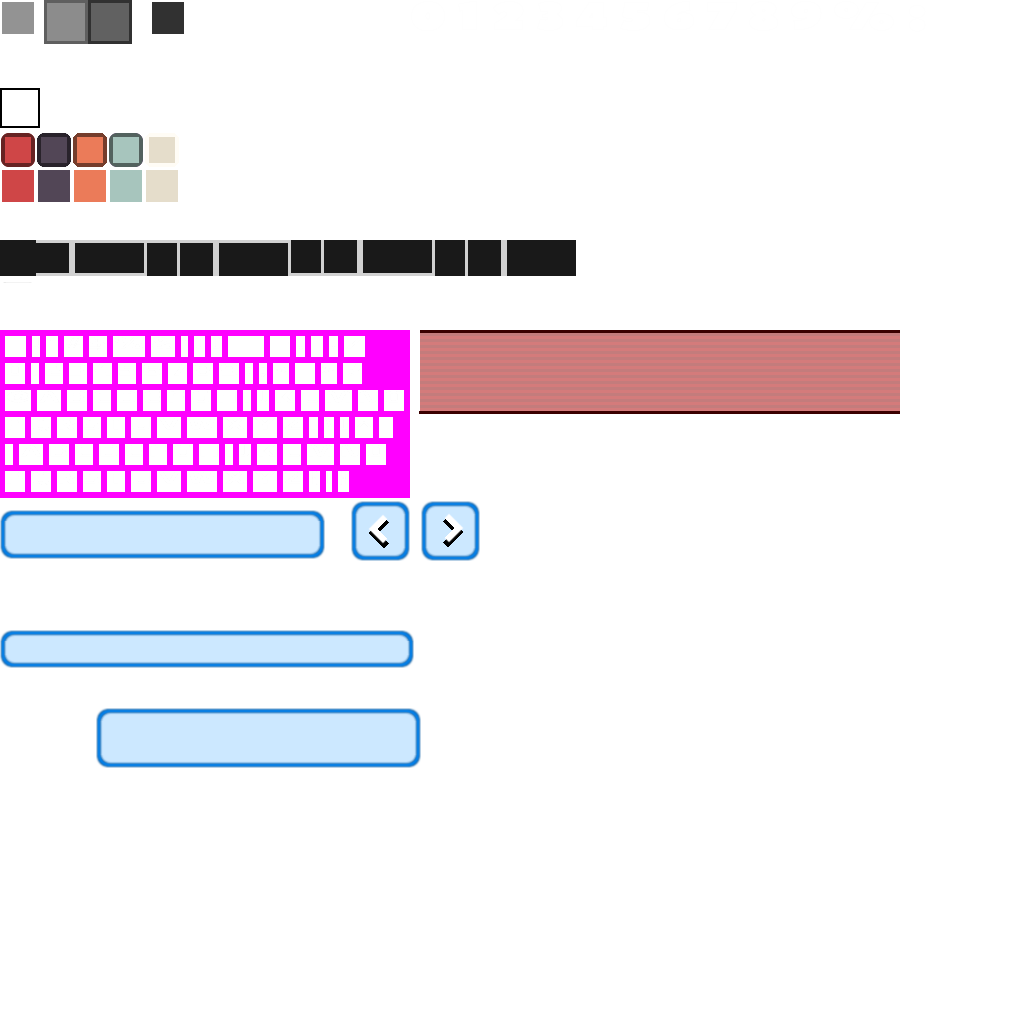
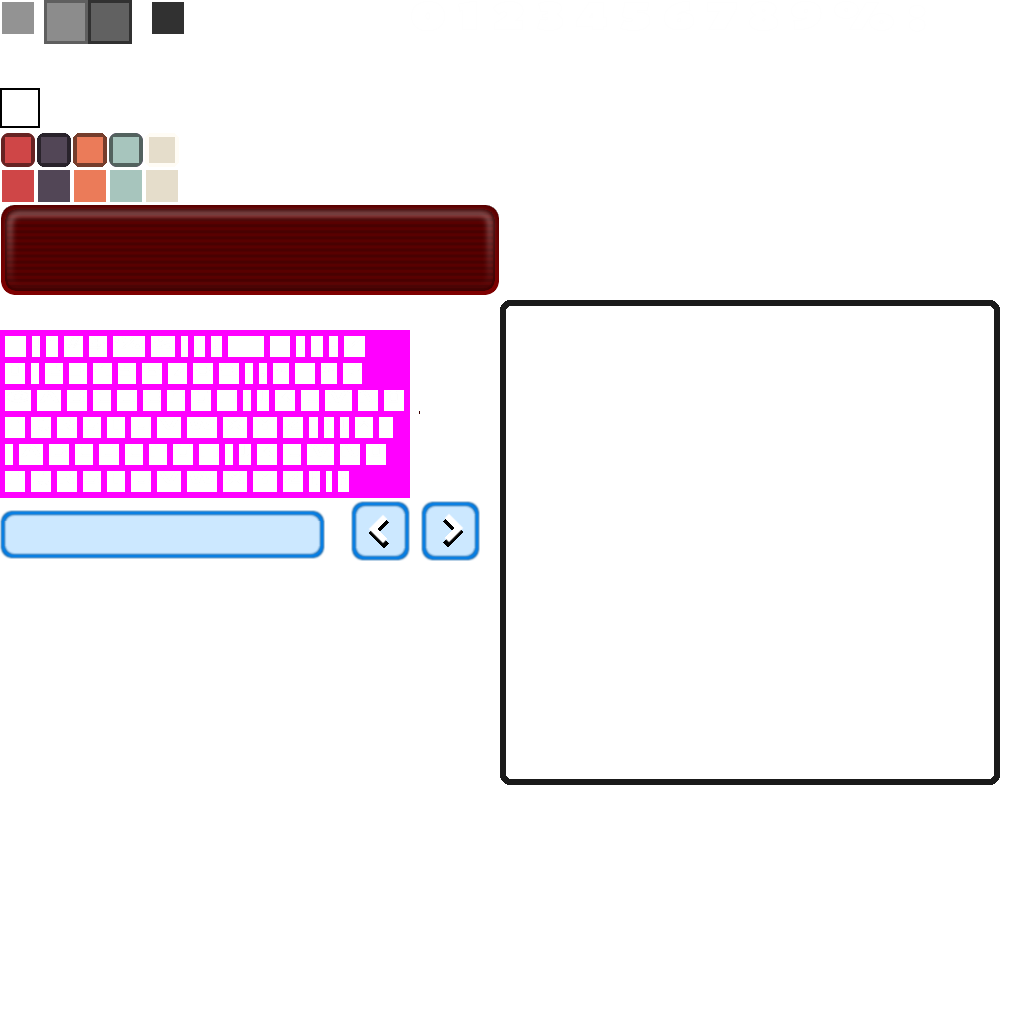
Layer changes from the first w=1024, h=1024 image to the second:
painted on "Buttons" over <box>0,205,1000,785</box>
